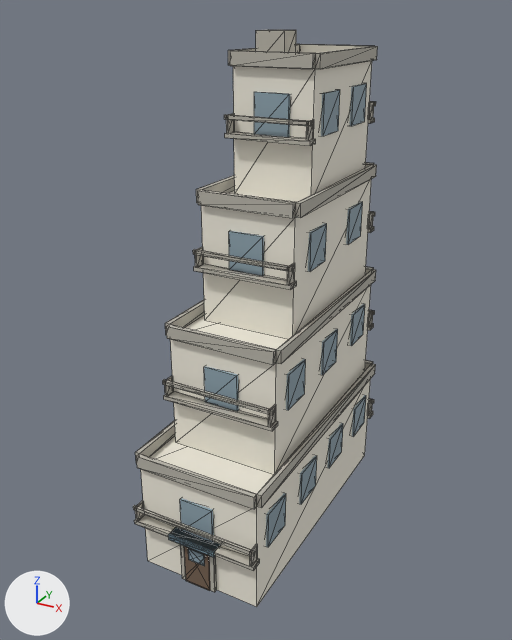
A saved change to the glTF model public/buildings/residential_1x2_terraces.glb.
Rendered twice from a 50 mm camera at (18.9, -22.7, 26.4) aimed at (2.9, 6.5, 11.8). Arrows for +X, +Y and +Z are at lower left; the lights stay in place. The picture after the commit comes second. Mesh edges are drawn as thin lines. Vertices at exactly the same position are counted once.

The first picture shows 'residential_1x2_terraces_0'.
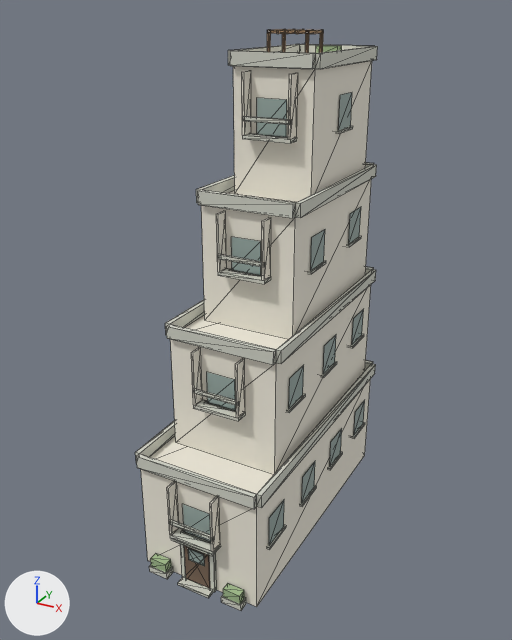
What differs and where, as boxes (x1, y1, x2, y2) in the pictures (512 x 640 px; the box of a moved part takes in the faces that stretch with it):
'residential_1x2_terraces_0', recoloured, reshaped
    before: (133, 30, 378, 607)
    after: (135, 29, 378, 611)
part 1 of me_residential_1x2_terraces_0, added
    after: (169, 520, 214, 541)
part 2 of me_residential_1x2_terraces_0, added
    after: (266, 525, 286, 550)
part 3 of me_residential_1x2_terraces_0, added
    after: (299, 485, 317, 506)
part 4 of me_residential_1x2_terraces_0, added
    after: (327, 452, 343, 470)
part 5 of me_residential_1x2_terraces_0, added
    after: (352, 422, 365, 438)
part 6 of me_residential_1x2_terraces_0, added
    after: (193, 389, 239, 406)
part 7 of me_residential_1x2_terraces_0, added
    after: (286, 394, 306, 413)
part 8 of me_residential_1x2_terraces_0, added
    after: (321, 361, 337, 378)
part 9 of me_residential_1x2_terraces_0, added
    after: (350, 334, 364, 348)
part 10 of me_residential_1x2_terraces_0, added
    after: (217, 254, 265, 267)
part 11 of me_residential_1x2_terraces_0, added
    after: (308, 261, 326, 274)
part 12 of me_residential_1x2_terraces_0, added
    after: (346, 236, 362, 247)
part 13 of me_residential_1x2_terraces_0, added
    after: (242, 116, 292, 124)
part 14 of me_residential_1x2_terraces_0, added
    after: (149, 565, 173, 579)
part 15 of me_residential_1x2_terraces_0, deleted
    before: (133, 30, 376, 567)
part 16 of me_residential_1x2_terraces_0, moved or reshaped
    before: (134, 455, 317, 571)
    after: (151, 400, 365, 611)
part 17 of me_residential_1x2_terraces_0, reshaped
    before: (225, 83, 367, 146)
    after: (242, 29, 353, 143)
part 18 of me_residential_1x2_terraces_0, moved or reshaped
    before: (204, 304, 365, 411)
    after: (191, 309, 364, 421)
part 19 of me_residential_1x2_terraces_0, moved or reshaped
    before: (194, 223, 327, 290)
    after: (216, 207, 361, 284)
part 20 of me_residential_1x2_terraces_0, recoloured
    after: (204, 269, 262, 411)

What changed in the scene script:
```text
Change mat_residential_1x2_terraces_trim:
    mat_residential_1x2_terraces_trim.base_color: (0.489, 0.468, 0.407) -> (0.65, 0.66, 0.58)  # grey #bab6ab -> light grey #d3d4c8
Change mat_residential_1x2_terraces_awning:
    mat_residential_1x2_terraces_awning.base_color: (0.18, 0.28, 0.34) -> (0.35, 0.49, 0.26)  # greyish blue #76909e -> greyish green #a0ba8b
Change me_residential_1x2_terraces_0:
    remove me_residential_1x2_terraces_0.from_pydata(...)  # 656 vertices, 1056 faces; spans x -0.2..6.8, y -0.6..15.1, z 0.0..25.5
    add me_residential_1x2_terraces_0.from_pydata(...)  # 712 vertices, 1064 faces; spans x -0.2..6.8, y -0.6..14.8, z 0.0..25.5
    me_residential_1x2_terraces_0 part 1: a new loose piece, a box spanning x 2.0..4.5, y -0.62..-0.51, z 3.65..3.85, in mat_residential_1x2_terraces_trim (light grey #d3d4c8)
    me_residential_1x2_terraces_0 part 2: a new loose piece, a box spanning x 6.32..6.68, y 0.91..2.71, z 2.88..3.0, in mat_residential_1x2_terraces_trim (light grey #d3d4c8)
    me_residential_1x2_terraces_0 part 3: a new loose piece, a box spanning x 6.32..6.68, y 4.54..6.34, z 2.88..3.0, in mat_residential_1x2_terraces_trim (light grey #d3d4c8)
    me_residential_1x2_terraces_0 part 4: a new loose piece, a box spanning x 6.32..6.68, y 8.16..9.96, z 2.88..3.0, in mat_residential_1x2_terraces_trim (light grey #d3d4c8)
    me_residential_1x2_terraces_0 part 5: a new loose piece, a box spanning x 6.32..6.68, y 11.79..13.59, z 2.88..3.0, in mat_residential_1x2_terraces_trim (light grey #d3d4c8)
    me_residential_1x2_terraces_0 part 6: a new loose piece, a box spanning x 2.0..4.5, y 1.85..1.96, z 9.65..9.85, in mat_residential_1x2_terraces_trim (light grey #d3d4c8)
    me_residential_1x2_terraces_0 part 7: a new loose piece, a box spanning x 5.93..6.29, y 3.57..5.37, z 8.88..9.0, in mat_residential_1x2_terraces_trim (light grey #d3d4c8)
    me_residential_1x2_terraces_0 part 8: a new loose piece, a box spanning x 5.93..6.29, y 7.58..9.38, z 8.88..9.0, in mat_residential_1x2_terraces_trim (light grey #d3d4c8)
    me_residential_1x2_terraces_0 part 9: a new loose piece, a box spanning x 5.93..6.29, y 11.59..13.39, z 8.88..9.0, in mat_residential_1x2_terraces_trim (light grey #d3d4c8)
    me_residential_1x2_terraces_0 part 10: a new loose piece, a box spanning x 2.0..4.5, y 4.31..4.42, z 15.65..15.85, in mat_residential_1x2_terraces_trim (light grey #d3d4c8)
    me_residential_1x2_terraces_0 part 11: a new loose piece, a box spanning x 5.54..5.9, y 6.42..8.22, z 14.88..15.0, in mat_residential_1x2_terraces_trim (light grey #d3d4c8)
    me_residential_1x2_terraces_0 part 12: a new loose piece, a box spanning x 5.54..5.9, y 11.21..13.01, z 14.88..15.0, in mat_residential_1x2_terraces_trim (light grey #d3d4c8)
    me_residential_1x2_terraces_0 part 13: a new loose piece, a box spanning x 2.0..4.5, y 6.78..6.89, z 21.65..21.85, in mat_residential_1x2_terraces_trim (light grey #d3d4c8)
    me_residential_1x2_terraces_0 part 14: a new loose piece, a box spanning x 0.55..1.65, y -0.58..-0.05, z 0.0..0.35, in mat_residential_1x2_terraces_trim (light grey #d3d4c8)
    me_residential_1x2_terraces_0 part 15: 39 loose pieces with 312 vertices, spanning x -0.2..6.7, y -0.6..15.1, z 2.8..25.5, are deleted
    me_residential_1x2_terraces_0 part 16: 71 vertices removed from x -0.2..6.7, y -0.6..14.6, z 2.7..4.9; 91 vertices added at x -0.1..6.6, y -0.6..14.6, z 0.0..5.8
    me_residential_1x2_terraces_0 part 17: 22 vertices removed from x 1.0..5.5, y 6.8..13.6, z 20.8..22.9; 130 vertices added at x 1.0..5.5, y 6.8..14.6, z 20.8..25.5
    me_residential_1x2_terraces_0 part 18: 52 vertices removed from x 0.3..6.2, y 2.3..13.4, z 9.0..10.9; 56 vertices added at x 0.3..6.2, y 1.8..14.6, z 8.8..11.8
    me_residential_1x2_terraces_0 part 19: 44 vertices removed from x 0.6..5.9, y 4.3..14.6, z 14.8..16.9; 48 vertices added at x 0.7..5.8, y 4.3..14.6, z 14.8..17.8
    me_residential_1x2_terraces_0 part 20: 4 faces spanning x 2.3..4.2, y 2.3..5.1, z 9.0..15.0 switch from mat_residential_1x2_terraces_glass (greyish blue #90a6b1) to mat_residential_1x2_terraces_trim (light grey #d3d4c8)
    other edits to the shape of me_residential_1x2_terraces_0 do not show in these pictures
    add me_residential_1x2_terraces_0.materials.append(mat_residential_1x2_terraces_sign)  # brown #b5936f
```
